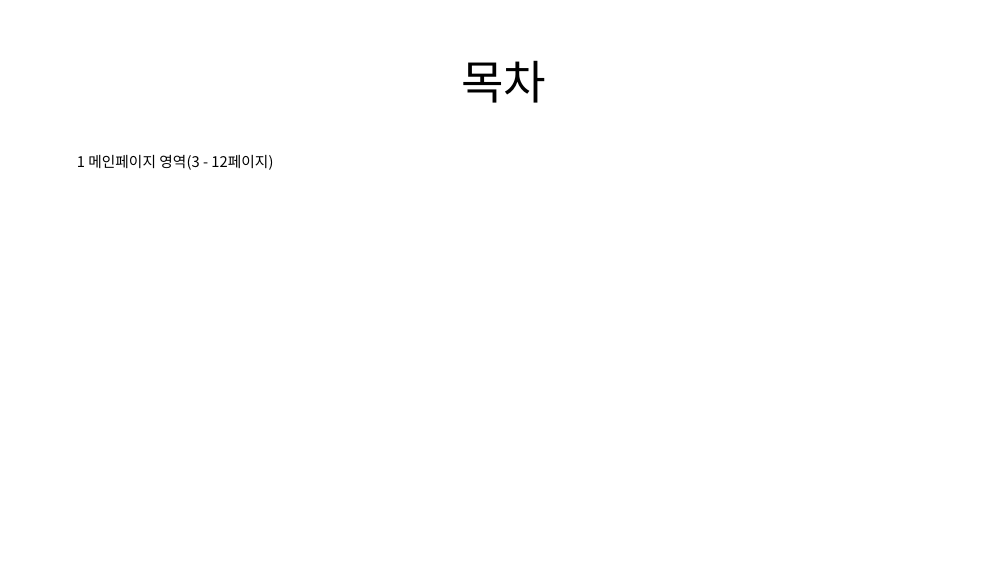
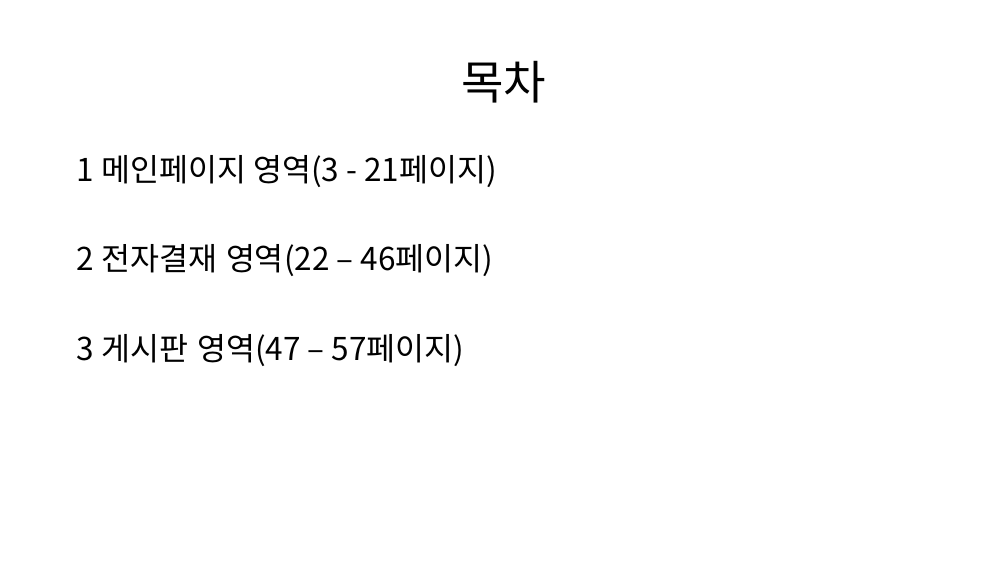
Before and after one commit to soulluna/-6th-_cosmo_1th_group, a slide deck: slide 2 of 작업완료포트폴리오/4. 화면설계서/[6기]1조_화면설계서_V1.5.pptx. Drawn at 1008x567 pixels with LibreOffice and Linux fonts; fonts in the diff are those of the drawing. Boxes give left, top, right and bottom in pixels: in the first picture for what was removed or moved away, otherwise in the second. Text is boxed around its words. In the diff, an @@ line names an element or a change of style, - is before the commit and + after.

```diff
--- a/작업완료포트폴리오/4. 화면설계서/[6기]1조_화면설계서_V1.5.pptx
+++ b/작업완료포트폴리오/4. 화면설계서/[6기]1조_화면설계서_V1.5.pptx
@@ text at (77, 155, 497, 366): text changed; size 14 to 30 pt @@
-1 메인페이지 영역(3 - 12페이지)
+1 메인페이지 영역(3 - 21페이지)
+2 전자결재 영역(22 – 46페이지)
+3 게시판 영역(47 – 57페이지)
```
Also in this commit, not shown: 25 other slides changed, 22 slides added, 30 other files.
